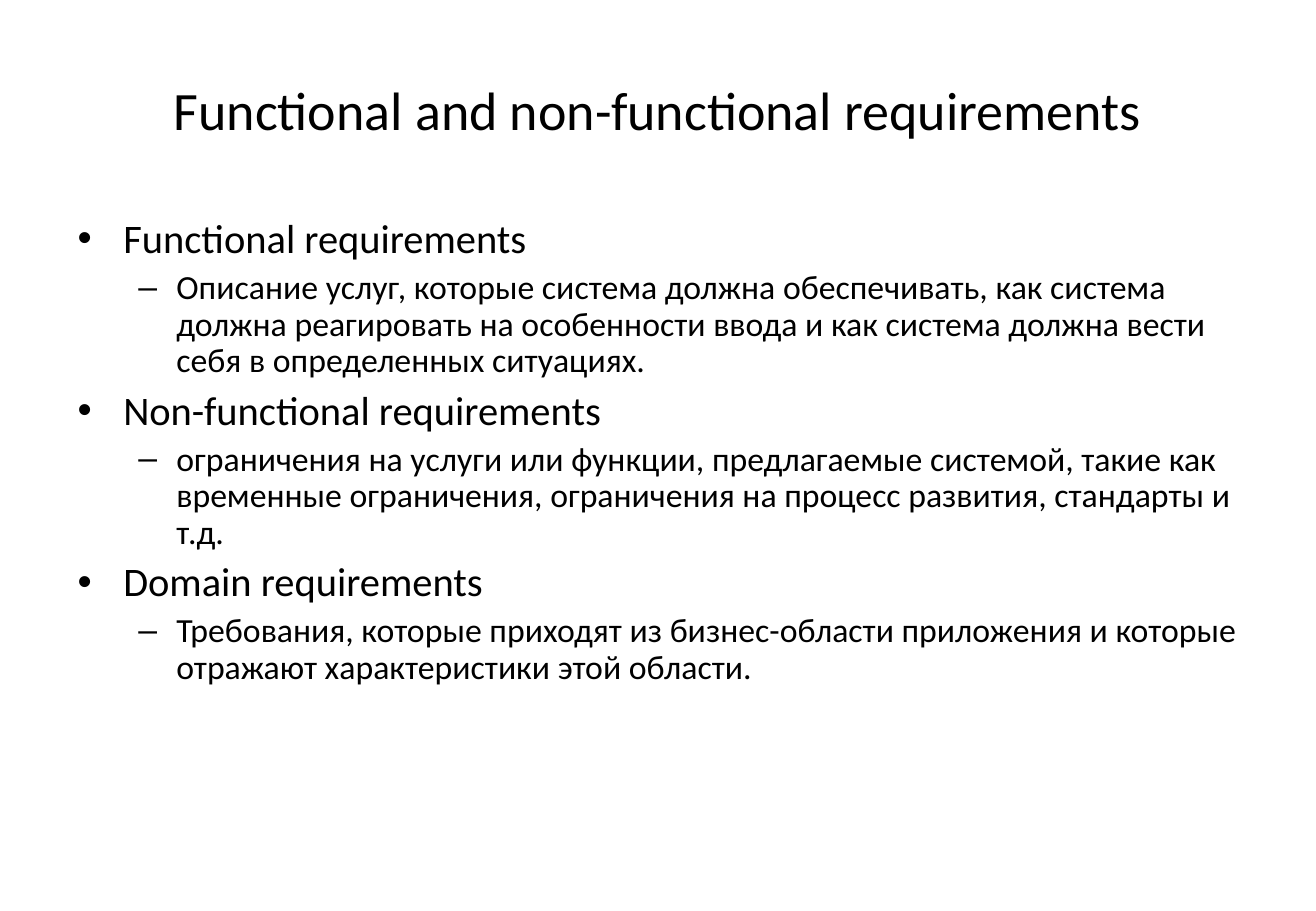
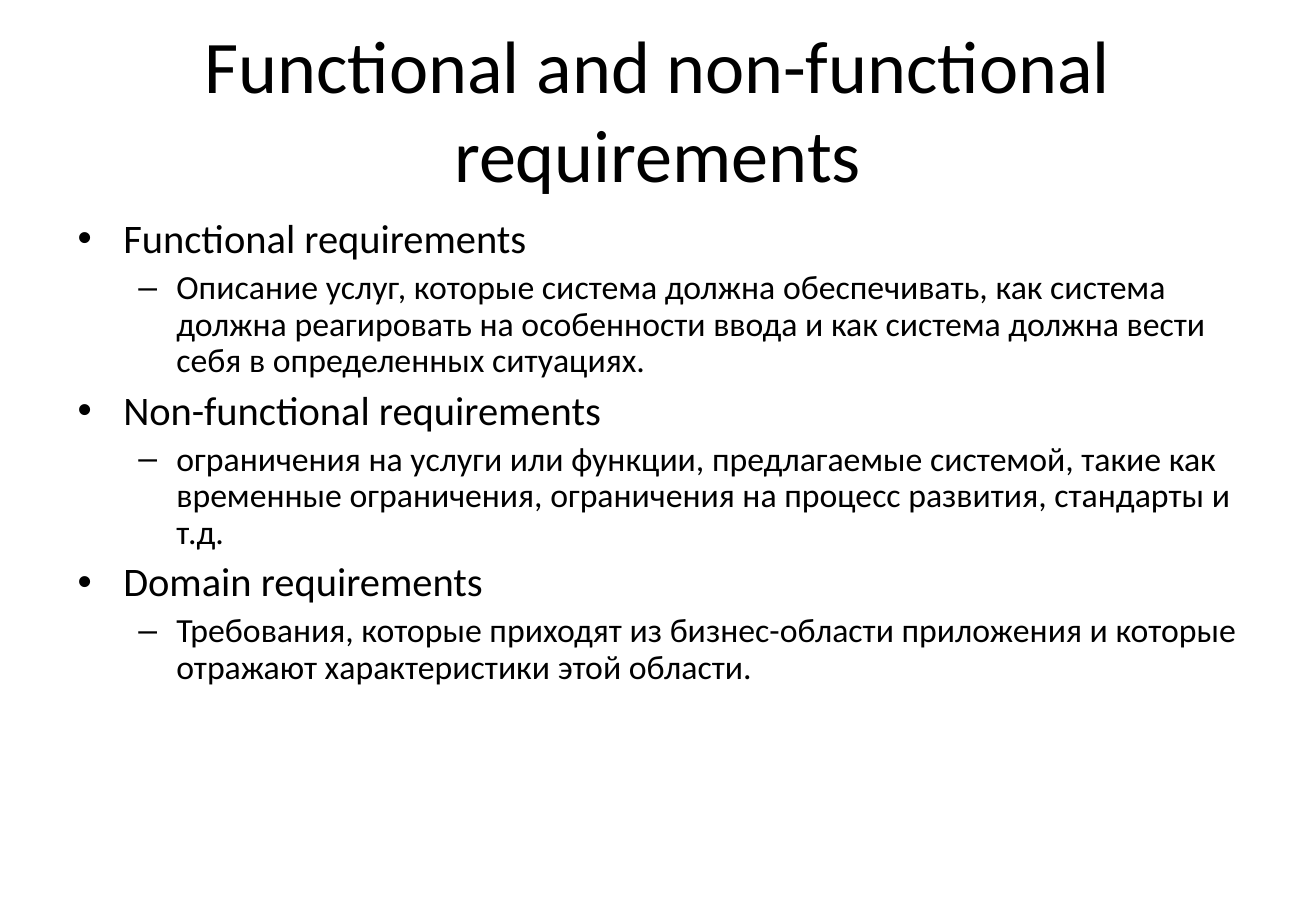
Before and after one commit to BigRacer/swtesting, a slide deck: slide 7 of 4.Requirements/Requirements_rus.ppt (slide 6 before the commit). Drawn at 1316x911 pixels with LibreOffice and Linux fonts; fonts in the diff are those of the drawing; background and template pictures are left out. Boxes give left, top, right and bottom in pixels: in the first picture for what was removed or moved away, otherwise in the second. Text is boxed around its words. In the diff, an @@ line names an element or a change of style, - is before the commit and + after.

```diff
--- a/4.Requirements/Requirements_rus.ppt
+++ b/4.Requirements/Requirements_rus.ppt
@@ title "Functional and non-functional requirements" at [204, 41, 1110, 194]: size 32 to 44 pt @@
```
Also in this commit, not shown: 2 other slides changed, 4 slides added, 6 slides removed.
